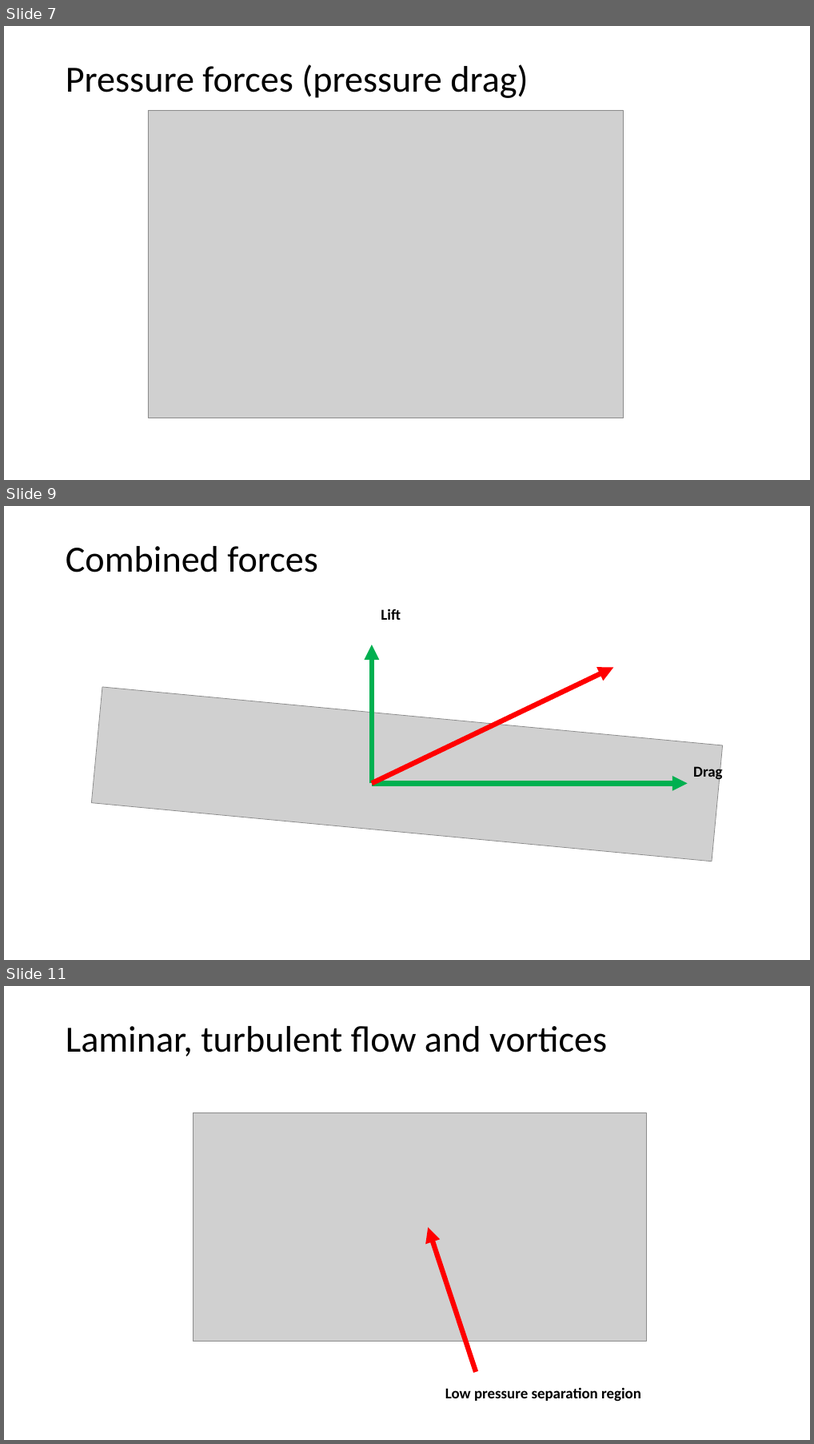
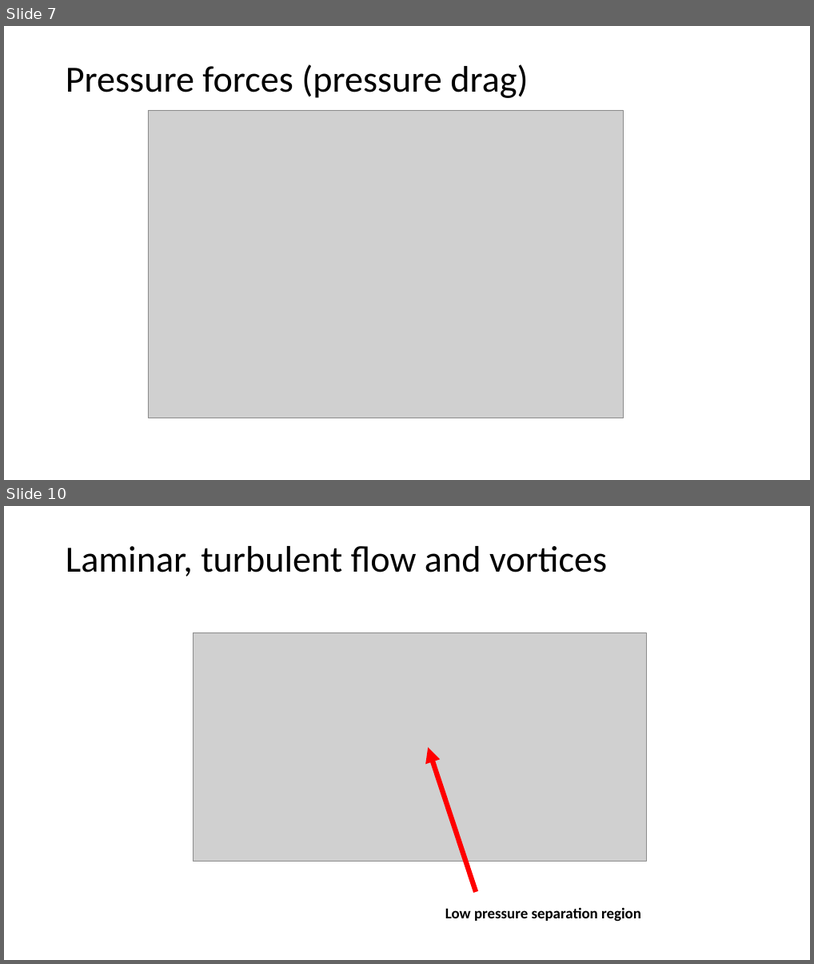
Before and after one commit to meisben/solidworks_cfd_examples, a slide deck: powerpoint/intro.pptx. Shown one above the other, each under a label of ours: slides 7, 9 and 11 before the commit, slides 7 and 10 after it; the slides between them are not shown. The pictures are 814x1444 and 814x964 pixels, drawn with LibreOffice and Linux fonts; fonts in the diff are those of the drawing; grey boxes stand for pictures. Boxes give left, top, right and bottom in pixels: in the first picture for what was removed or moved away, otherwise in the second. Text is boxed around its words. In the diff, an @@ line names an element or a change of style, - is before the commit and + after.

```diff
--- a/powerpoint/intro.pptx
+++ b/powerpoint/intro.pptx
@@ slide 9 removed at (x1=4, y1=506, x2=810, y2=960), background #FFFFFF @@
@@ title removed at (x1=66, y1=546, x2=318, y2=572) @@
-Combined forces
@@ text removed at (x1=381, y1=608, x2=401, y2=620) @@
-Lift
@@ arrow removed from (372, 783) to (372, 644) @@
@@ arrow removed from (372, 783) to (614, 668) @@
@@ picture removed at (x1=91, y1=687, x2=723, y2=861) @@
@@ text removed at (x1=694, y1=764, x2=722, y2=780) @@
-Drag
@@ arrow removed from (372, 783) to (688, 783) @@
@@ what was slide 11 is now slide 10 @@
```
Also in this commit, not shown: 6 slides changed.
